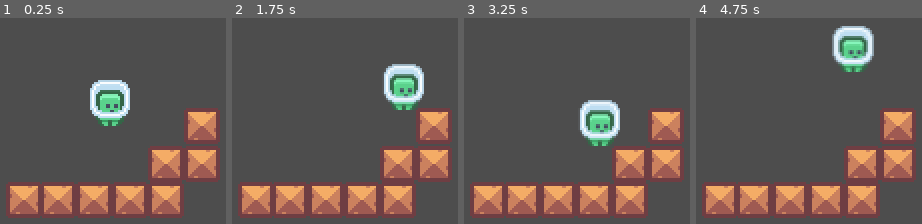
Above: before the commit, frames 1-4 (left to right).
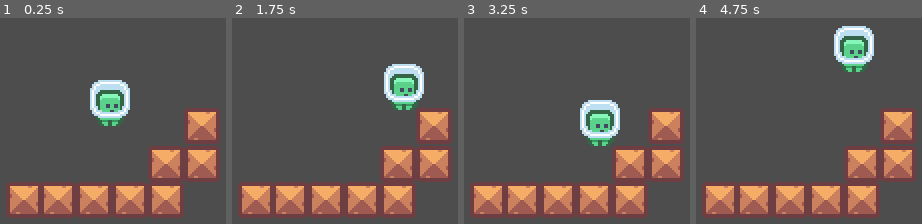
Above: after the commit, the same moments.

Repository: rogeriomattos/PixelPlataform
Game: Godot game, scene res://world.tscn
Two runs of this game, one before a commit and one after it. Both use one fixed random seed, a clock stepped at 60 frames per second and the inputs below.
Inputs:
- Up to frame 1 (0.25 s): no input
- Up to frame 2 (1.75 s): hold Right (ui_right) from 0.53 s (still down); tap Up (ui_up) at 0.77, 1.52 s
- Up to frame 3 (3.25 s): release Right (ui_right) at 2.03 s; hold Left (ui_left) 2.03-2.78 s; hold Right (ui_right) from 2.78 s (still down); tap Up (ui_up) at 3.02 s
- Up to frame 4 (4.75 s): tap Up (ui_up) at 3.77, 4.52 s; release Right (ui_right) at 4.28 s; hold Left (ui_left) from 4.28 s (still down)

The runs differ from the first frame. In frame 2, 0.8% of the frame differs, in the area x 67-85%, y 22-45%; in frame 3, 0.8%; in frame 4, 1.7%, in the area x 60-79%, y 3-27%.

Commit message:
add filter pixel 2d

Diff:
--- a/player.tscn
+++ b/player.tscn
@@ -27,5 +27,6 @@
 shape = SubResource("RectangleShape2D_vsblm")
 
 [node name="AnimatedSprite2D" type="AnimatedSprite2D" parent="."]
+texture_filter = 1
 sprite_frames = SubResource("SpriteFrames_7ky60")
 flip_h = true
--- a/world.tscn
+++ b/world.tscn
@@ -7,29 +7,38 @@
 [node name="World" type="Node2D"]
 
 [node name="Block" parent="." instance=ExtResource("1_o7fys")]
+texture_filter = 1
 position = Vector2(132, 95)
 
 [node name="Block7" parent="." instance=ExtResource("1_o7fys")]
+texture_filter = 1
 position = Vector2(114, 95)
 
 [node name="Block8" parent="." instance=ExtResource("1_o7fys")]
+texture_filter = 1
 position = Vector2(97, 95)
 
 [node name="Block2" parent="." instance=ExtResource("1_o7fys")]
+texture_filter = 1
 position = Vector2(186, 58)
 
 [node name="Block3" parent="." instance=ExtResource("1_o7fys")]
+texture_filter = 1
 position = Vector2(186, 77)
 
 [node name="Block4" parent="." instance=ExtResource("1_o7fys")]
+texture_filter = 1
 position = Vector2(168, 77)
 
 [node name="Block5" parent="." instance=ExtResource("1_o7fys")]
+texture_filter = 1
 position = Vector2(168, 95)
 
 [node name="Block6" parent="." instance=ExtResource("1_o7fys")]
+texture_filter = 1
 position = Vector2(150, 95)
 
 [node name="Player" parent="." instance=ExtResource("2_xthg7")]
+texture_filter = 1
 position = Vector2(140, 32)
 script = ExtResource("3_1nod5")
